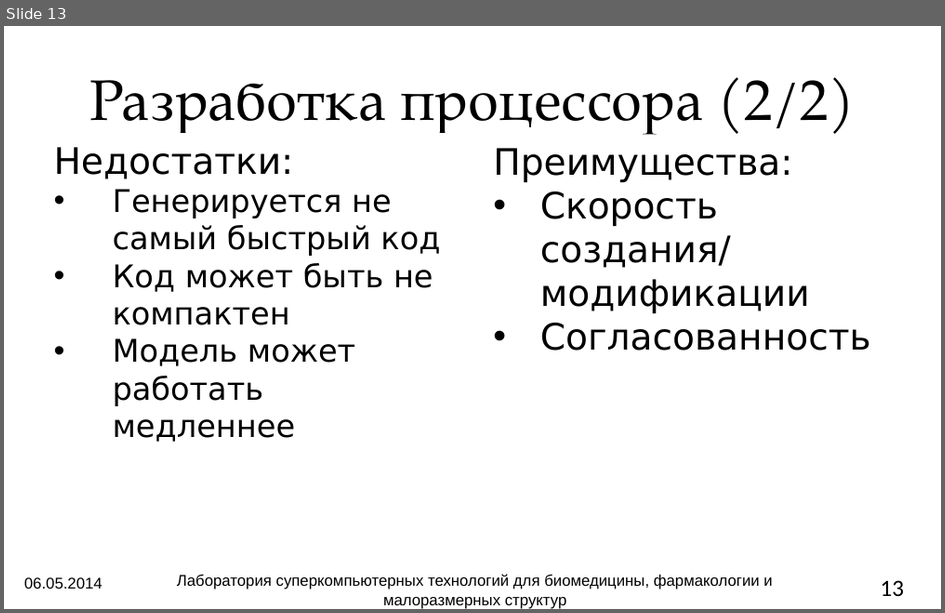
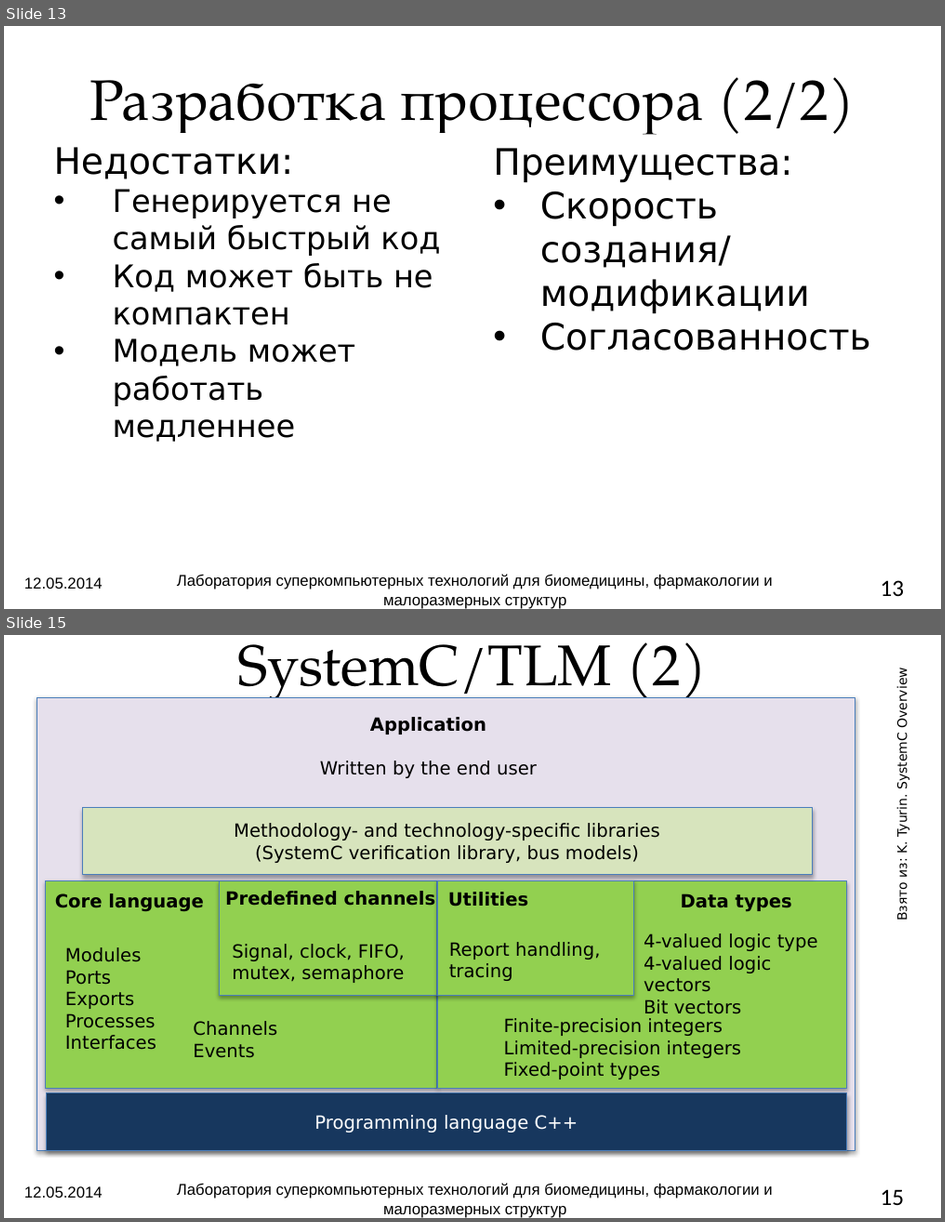
Before and after one commit to atakua/simlectures-archive, a slide deck: lecture12-languages/lecture12-languages.pptx. Shown one above the other, each under a label of ours: slide 13 before the commit, slides 13 and 15 after it; the slides between them are not shown. The pictures are 945x613 and 945x1222 pixels, drawn with LibreOffice and Linux fonts; fonts in the diff are those of the drawing; background and template pictures are left out. Boxes give left, top, right and bottom in pixels: in the first picture for what was removed or moved away, otherwise in the second. Text is boxed around its words. In the diff, an @@ line names an element or a change of style, - is before the commit and + after.

```diff
--- a/lecture12-languages/lecture12-languages.pptx
+++ b/lecture12-languages/lecture12-languages.pptx
@@ slide 15 added at [4, 635, 941, 1218], background picture (left out) @@
@@ title added at [237, 642, 707, 698], 44 pt, text #000000 @@
+SystemC/TLM (2)
@@ text added at [895, 673, 910, 920], 10 pt, text #000000 @@
+Взято из: K. Tyurin. SystemC Overview
@@ rectangle added at [37, 698, 855, 1150], fill #E6E0EC, outline #4B7EBC 0.75 pt @@
@@ text added at [320, 717, 537, 778], 14 pt, text #000000 @@
+Application
+Written by the end user
@@ rectangle added at [83, 807, 813, 875], fill #D7E4BD, outline #4B7EBC 0.75 pt, 14 pt, text #000000 @@
+Methodology- and technology-specific libraries
+(SystemC verification library, bus models)
@@ rectangle added at [45, 881, 437, 1088], fill #92D050, outline #4B7EBC 0.75 pt @@
@@ rectangle added at [219, 881, 437, 995], fill #92D050, outline #4B7EBC 0.75 pt @@
@@ rectangle added at [438, 881, 847, 1088], fill #92D050, outline #4B7EBC 0.75 pt @@
@@ rectangle added at [438, 881, 634, 995], fill #92D050, outline #4B7EBC 0.75 pt @@
@@ text added at [55, 894, 204, 912], 14 pt, text #000000, bold @@
+Core language
@@ text added at [225, 891, 436, 906], 14 pt, text #000000, bold @@
+Predefined channels
@@ text added at [449, 892, 529, 907], 14 pt, text #000000, bold @@
+Utilities
@@ text added at [681, 894, 793, 912], 14 pt, text #000000, bold @@
+Data types
@@ text added at [644, 934, 819, 1014], 14 pt, text #000000 @@
+4-valued logic type
+4-valued logic vectors
+Bit vectors
@@ text added at [65, 947, 157, 1050], 14 pt, text #000000 @@
+Modules
+Ports
+Exports
+Processes
+Interfaces
@@ text added at [232, 944, 405, 983], 14 pt, text #000000 @@
+Signal, clock, FIFO,
+mutex, semaphore
@@ text added at [449, 942, 600, 981], 14 pt, text #000000 @@
+Report handling, tracing
@@ text added at [193, 1021, 277, 1058], 14 pt, text #000000 @@
+Channels
+Events
@@ text added at [504, 1018, 741, 1080], 14 pt, text #000000 @@
+Finite-precision integers
+Limited-precision integers
+Fixed-point types
@@ rectangle added at [46, 1093, 847, 1150], fill #17375E, outline #4B7EBC 0.75 pt, 14 pt, text #FFFFFF @@
+Programming language C++
@@ text added at [24, 1186, 103, 1198], 12 pt, text #000000 @@
+12.05.2014
@@ text added at [177, 1183, 772, 1218], 12 pt, text #000000 @@
+Лаборатория суперкомпьютерных технологий для биомедицины, фармакологии и малоразмерных структур
@@ page number added at [881, 1189, 905, 1205], 18 pt, text #000000 @@
+15
@@ slide 13 changed as well @@
@@ text at [24, 577, 103, 589]: text changed @@
-06.05.2014
+12.05.2014
```
Also in this commit, not shown: 17 other slides changed, 2 other slides added, 1 other file.
